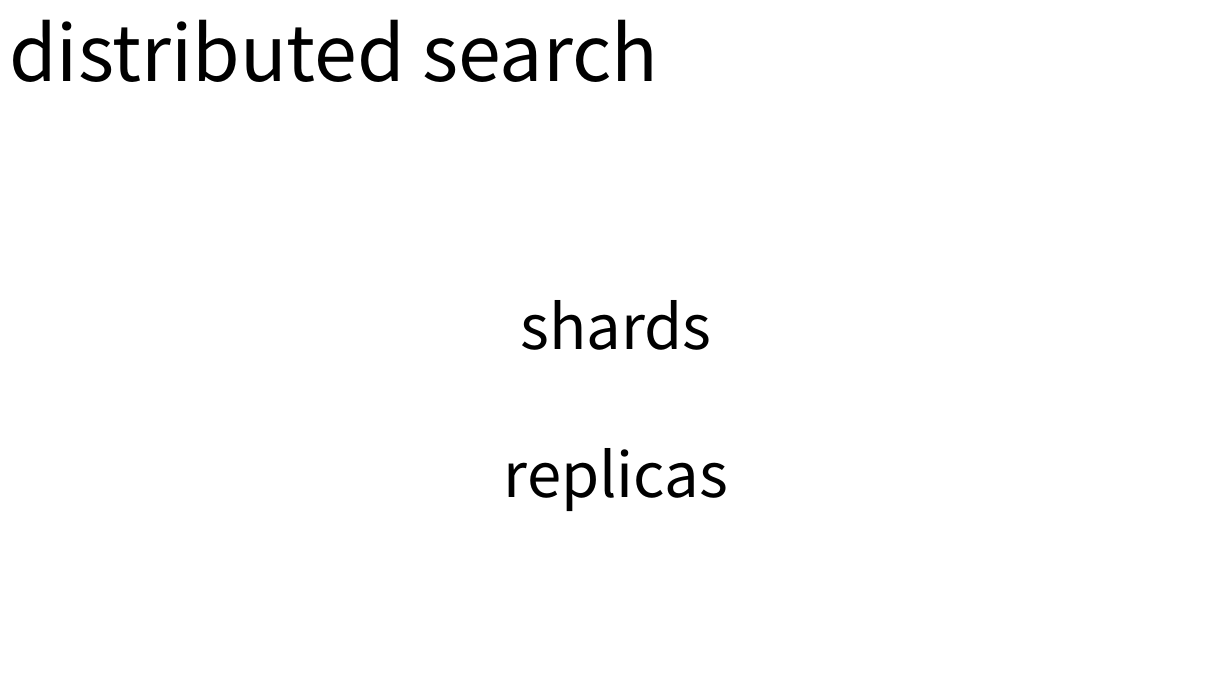
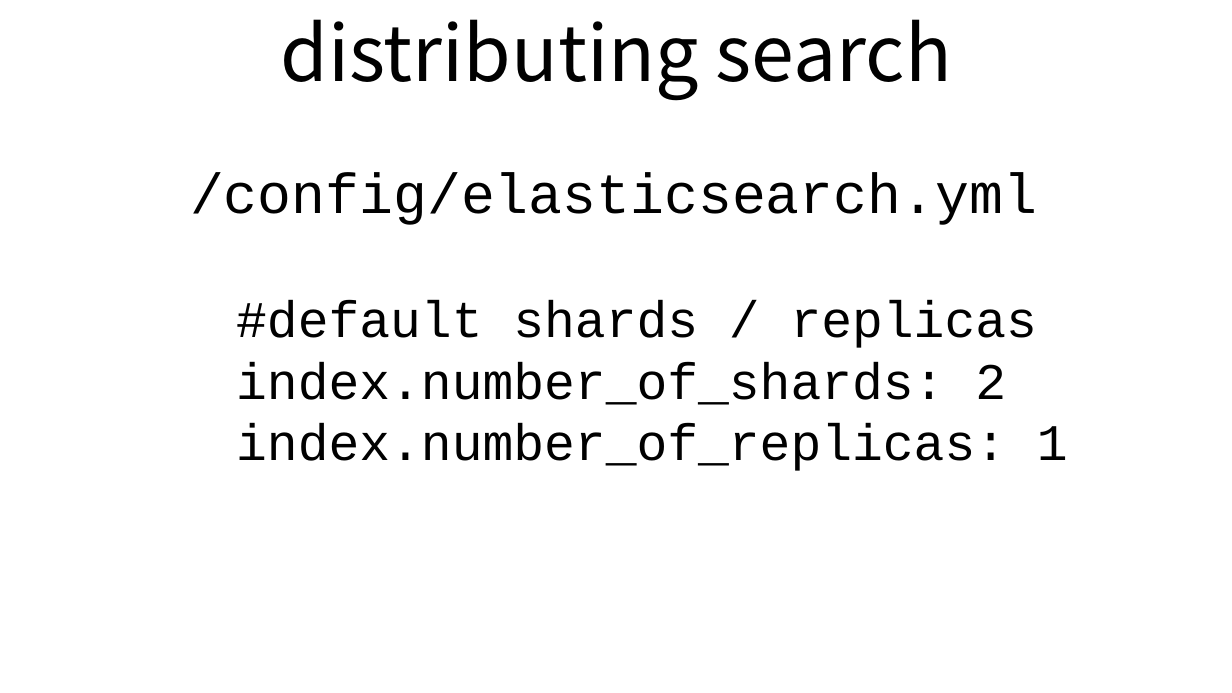
Before and after one commit to andypryor/start_your_search_engines, a slide deck: slide 39 of start_search_engines.pptx (slide 25 before the commit). Drawn at 1232x693 pixels with LibreOffice and Linux fonts; fonts in the diff are those of the drawing. Boxes give left, top, right and bottom in pixels: in the first picture for what was removed or moved away, otherwise in the second. Text is boxed around its words. In the diff, an @@ line names an element or a change of style, - is before the commit and + after.

```diff
--- a/start_search_engines.pptx
+++ b/start_search_engines.pptx
@@ text at [280, 19, 952, 101]: text changed @@
-distributed search
-shards
-replicas
+distributing search
@@ text added at [190, 172, 1068, 471], 40 pt, text #000000 @@
+/config/elasticsearch.yml
+  #default shards / replicas
+  index.number_of_shards: 2
+  index.number_of_replicas: 1
```
Also in this commit, not shown: 11 other slides changed, 25 slides added, 5 slides removed, 15 other files.
